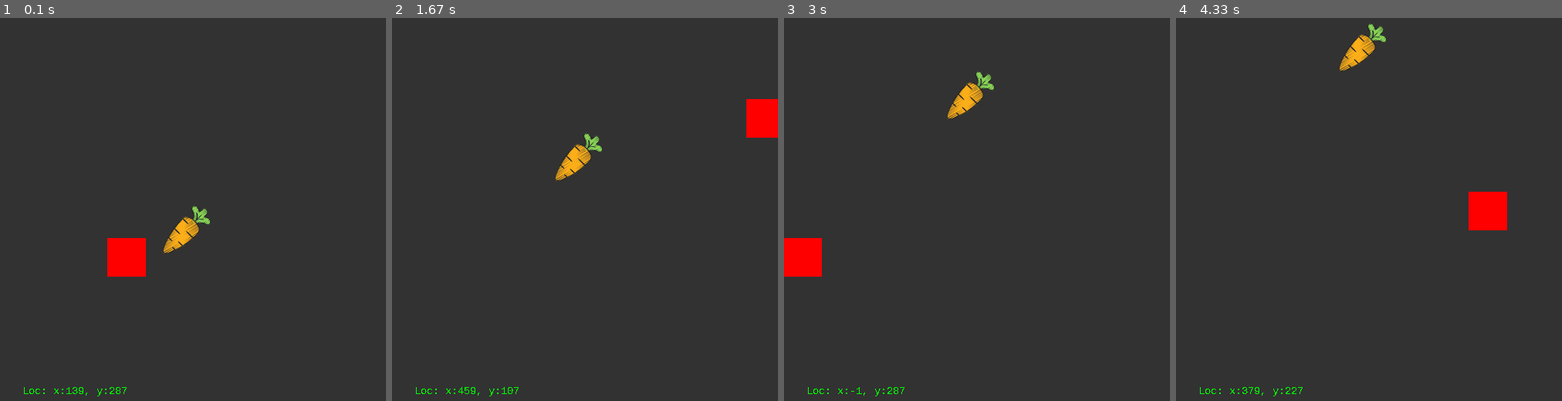
Above: before the commit, frames 1-4 (left to right).
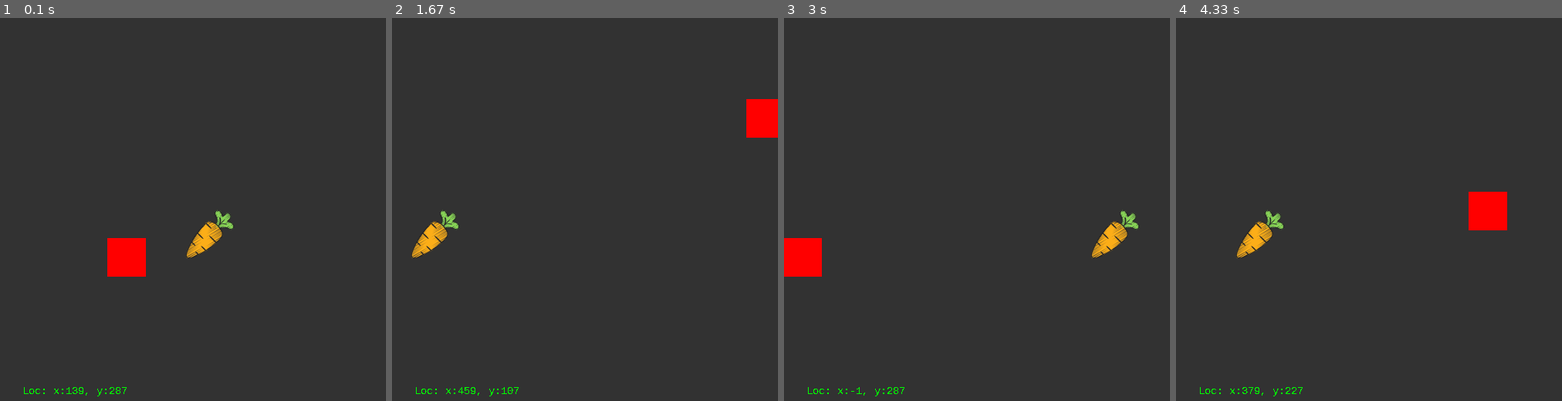
Above: after the commit, the same moments.

Repository: ViceRabbit/PyGameTesting
Game: pygame game, started from main.py
The game is run twice, just before and just after one commit, with the same random seed, the same clock (stepped at 60 frames per second) and the same inputs.
Inputs:
- Up to frame 1 (0.1 s): no input
- Up to frame 2 (1.67 s): hold Right 0.33-0.8 s; hold Up 0.83-1.13 s; hold Right 1.17-1.63 s
- Up to frame 3 (3 s): hold Left 1.67-2.2 s; hold Down 2.23-2.53 s; hold Left 2.57-2.97 s
- Up to frame 4 (4.33 s): hold Up 3-3.37 s; hold Right 3.4-4.03 s; hold Down from 4.07 s (still down)

The runs differ from the first frame. In frame 1, 1.1% of the frame differs, in the area x 42-61%, y 48-63%; in frame 2, 1.1%, in the area x 5-55%, y 29-63%; in frame 3, 1.1%; in frame 4, 1.1%.

Commit message:
Made use of numpy.random! :) - Gitpod

Diff:
--- a/main.py
+++ b/main.py
@@ -1,5 +1,6 @@
 import pygame
 import os
+import numpy as np
 # reference tutorial: https://www.youtube.com/watch?v=FfWpgLFMI7w&t=414s&ab_channel=freeCodeCamp.org
 # VVVVV THIS right here initalizes pygame, this is importanto everytime
 os.environ['SDL_AUDIODRIVER'] = 'disk'
@@ -17,12 +18,16 @@
 carrotImg = pygame.image.load('carrot.png') # here im loading my carrot as its an image
 playerX = 210 # we dont know size of img well, 250 is half of screen size, so lowered it to 220
 playerY = 250 # close to 500, as we want it below
+playerXChange = 5
+playerYChange = 0
+definiteX = 1
+definiteY = 1
 
 rectX = 139
 rectY = 287
-
 rectXChange = 0
 rectYChange = 0
+
 
 clock = pygame.time.Clock()
 
@@ -40,19 +45,29 @@
   gameScreen.blit(gametext, loc)
 
 
+# Concept; picks 2 random int from 1-10, one being x and one being y. the rect increments by the specific int given within the x or the y. if the rect hits the boundary,
+# the random int does a respin, vice-versa with left/right/up/down
+
+# Boundary; X (LEFT): -4, X (RIGHT): 469, Y (UP): -6, Y (DOWN): 460
+BoundXLeft = -4
+BoundXRight = 469
+BoundXUp = -6
+BoundXDown = 460
+
 # make so it doesnt auto close code
 # aka * Game Loop * 225 281
 active = True
-inverse = True
+while active:
+  gameScreen.fill((50, 50, 50)) # background fill, ensure its in a tuple: .fill((R, G, B))
+  playerX += playerXChange
+  if playerX + playerXChange < BoundXLeft or playerX + playerXChange > BoundXRight:
+    print(f'Hit boundary!; XChange = {playerXChange}')
+    definiteX *= -1
+    randomints = np.sort(np.array([1*definiteX, 10*definiteX]))
+    playerXChange = np.random.randint(low=randomints[0], high=randomints[1])
 
-while active:
-  if inverse:
-    playerY -= 1
-  else:
-    playerY += 1
-  if playerY > 430 or playerY < 0:
-    inverse = not inverse
-  gameScreen.fill((50, 50, 50)) # background fill, ensure its in a tuple: .fill((R, G, B))
+    # generate two np randoms, so like np.random.randint(1, 10) for right but liek for left its like (-1, -10)
+
   # P2: game.Screen should be filled BEFORE any blits! because pygame is drawing them in order!
   for event in pygame.event.get(): # we need a function to close the window!!!!
     if event.type == pygame.QUIT: # so basically pygame.QUIT is the closing window event thing and we chec
@@ -82,7 +97,7 @@
   player(playerX, playerY) # We want it to update (carrot) everytime!
   rectangle(rectX, rectY)
   gameTextCoordinates(gamefont, f"Loc: x:{rectX}, y:{rectY}", (0, 255, 0), (29, 477))
-  print(rectX, rectY, flush=False, end='\r')
+
   #pygame.draw.rect(gameScreen, (0, 255, 0), pygame.Rect())
   # x, y = pygame.mouse.get_pos()
   # print(x, y, flush=False, end='\r')
Not shown, added: sdlaudio.raw
